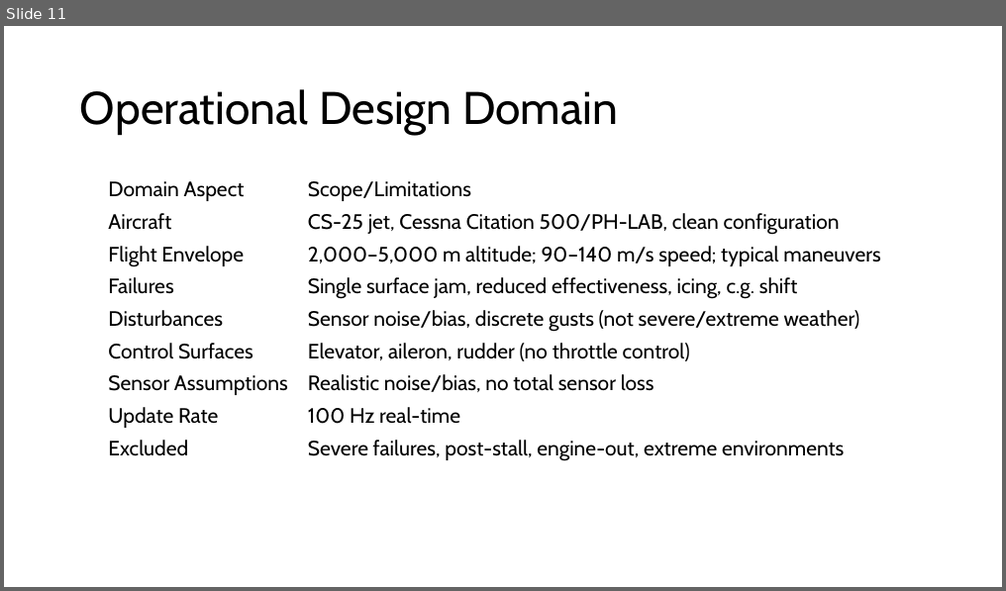
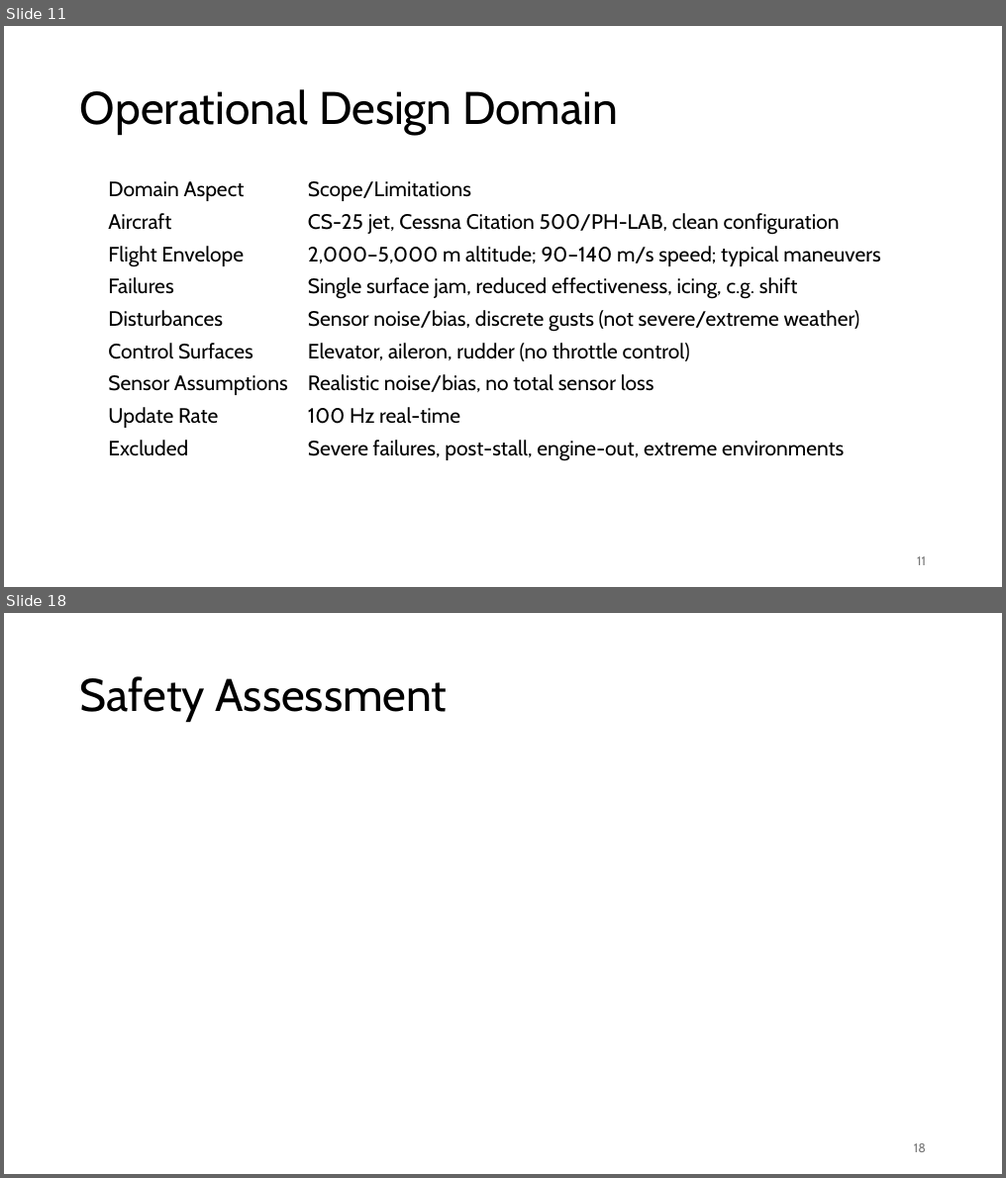
Before and after one commit to Niels149/AIASFault, a slide deck: AIASPres.pptx. Shown one above the other, each under a label of ours: slide 11 before the commit, slides 11 and 18 after it; the slides between them are not shown. The pictures are 1006x591 and 1006x1178 pixels, drawn with LibreOffice and Linux fonts; fonts in the diff are those of the drawing. Boxes give left, top, right and bottom in pixels: in the first picture for what was removed or moved away, otherwise in the second. Text is boxed around its words. In the diff, an @@ line names an element or a change of style, - is before the commit and + after.

Commit message:
Safety Slides 1ste Version

```diff
--- a/AIASPres.pptx
+++ b/AIASPres.pptx
@@ slide 18 added at [4, 613, 1002, 1174], background #FFFFFF @@
@@ title added at [80, 676, 448, 722], 44 pt, text #000000 @@
+Safety Assessment
@@ page number added at [914, 1144, 926, 1153], 12 pt, text #797979 @@
+18
@@ slide 11 changed as well @@
@@ page number added at [917, 557, 926, 566], 12 pt, text #797979 @@
+11
```
Also in this commit, not shown: 9 other slides changed, 9 other slides added, 1 other file.
